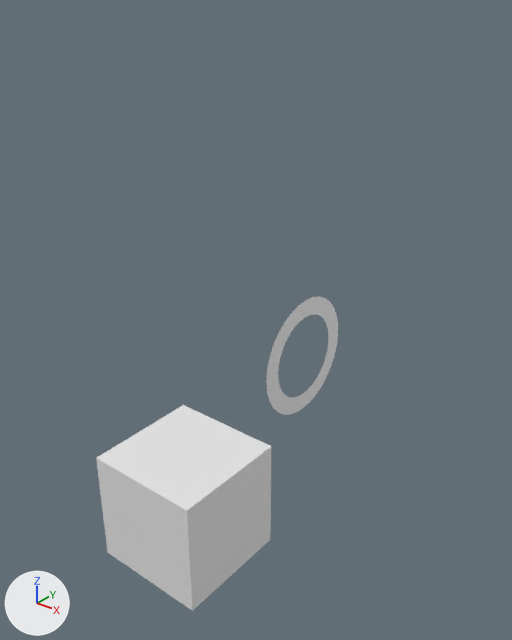
The Blender file Blender/untitled.blend as it was, and as the next commit left it.
Before and after are seen from a 50 mm camera at (26.8, -40.9, 37.3) aimed at (-0.2, -7.1, 16.4). The axes (+X, +Y, +Z) are drawn at lower left. The lights are the same throughout.

Script lines for the objects in view, before the commit:
```python
me_circle = bpy.data.meshes.new('Circle')
me_circle.from_pydata(...)  # 64 vertices, 32 faces; spans x -1.0..1.0, y -1.0..1.0, z 0.0
me_cube_002 = bpy.data.meshes.new('Cube.002')
me_cube_002.from_pydata(...)  # a box spanning x -1.0..1.0, y -1.0..1.0, z -1.0..1.0
ob_circle = bpy.data.objects.new('Circle', me_circle)
ob_circle.location = (-0.41, -0.9, 10.89)
ob_circle.rotation_euler = (0.0, 1.571, 0.0)  # degrees (0, 90, 0)
ob_circle.scale = (4.78, 4.78, 4.78)
ob_cube = bpy.data.objects.new('Cube', me_cube_002)
ob_cube.location = (-1.02, -13.66, 4.84)
ob_cube.scale = (4.09, 4.09, 4.09)
```
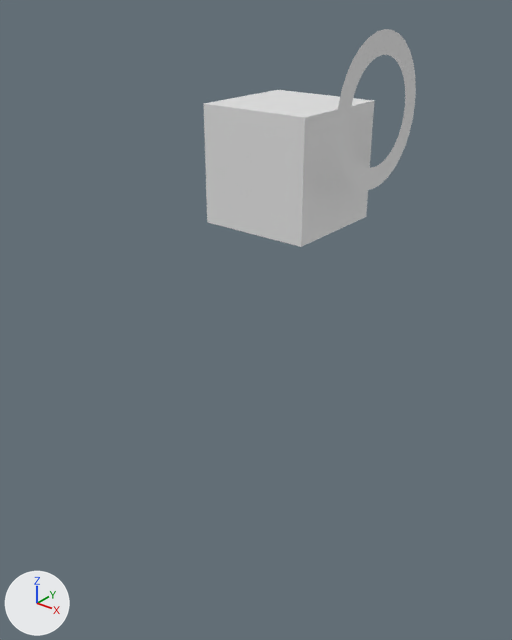
The change in detail:
Object 'Cube' (ob_cube) moves from (-1.02, -13.66, 4.84) to (-2.2, -0.99, 25.61).
Object 'Circle' (ob_circle) moves from (-0.41, -0.9, 10.89) to (4.56, -0.98, 29.72).

Where the change shows, as pixel boxes (x1, y1, x2, y2) in the pictures (512 x 640 px):
'Cube', moved
    before: (96, 405, 271, 611)
    after: (204, 90, 374, 247)
'Circle', moved
    before: (266, 296, 338, 415)
    after: (337, 29, 416, 190)
